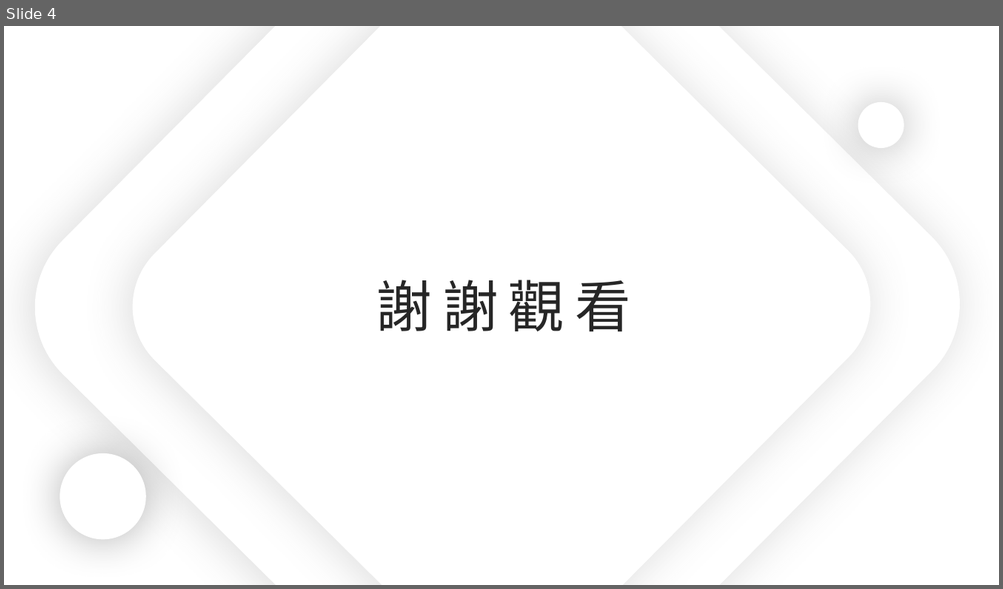
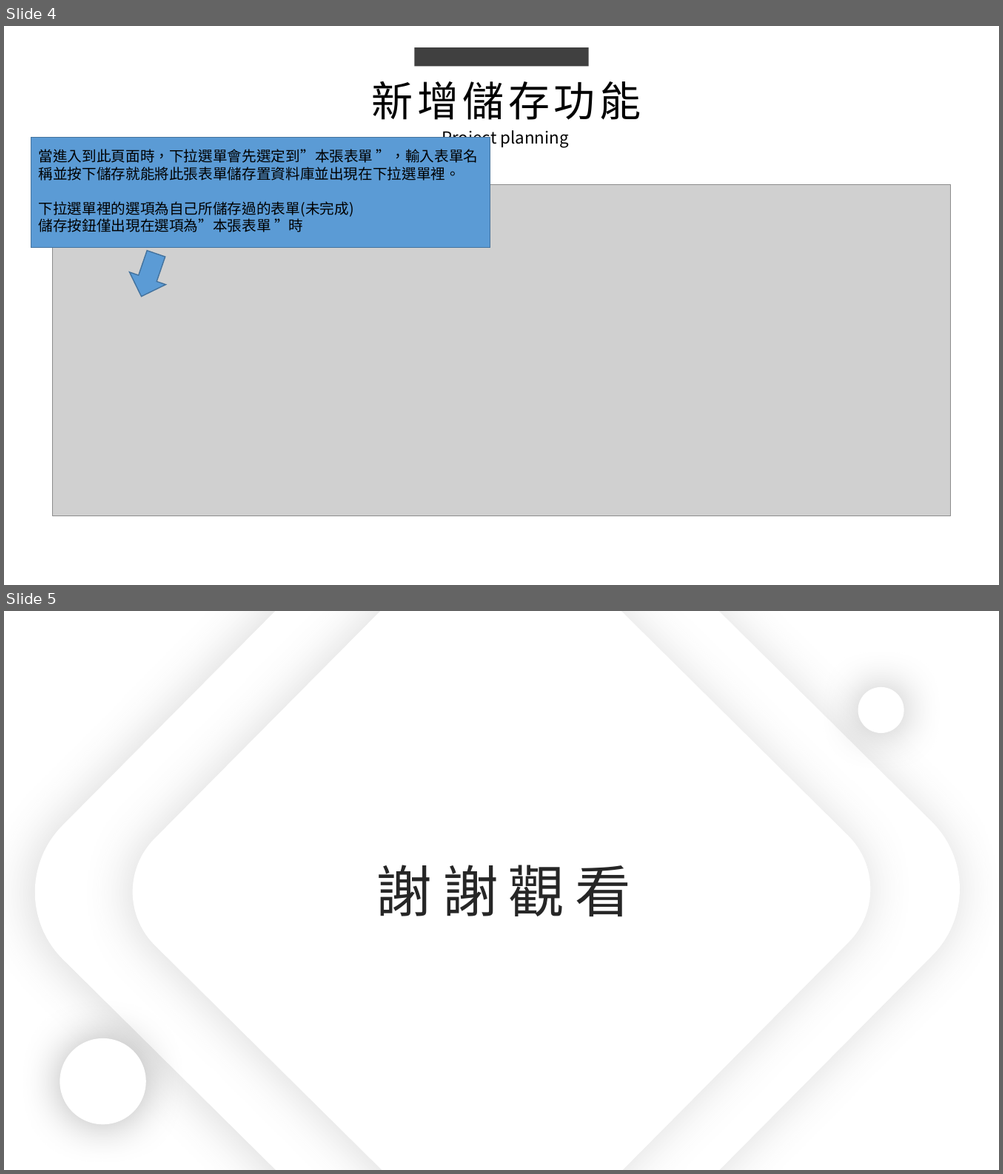
Before and after one commit to king637324/KnowledgeGreenhouseSystem, a slide deck: 工作日報_葉柏漢/2021.09/2021.09.27(加班)_2021.09.28工作日報_葉柏漢.pptx. Shown one above the other, each under a label of ours: slide 4 before the commit, slides 4 and 5 after it. The pictures are 1003x589 and 1003x1174 pixels, drawn with LibreOffice and Linux fonts; fonts in the diff are those of the drawing; grey boxes stand for pictures. Boxes give left, top, right and bottom in pixels: in the first picture for what was removed or moved away, otherwise in the second. Text is boxed around its words. In the diff, an @@ line names an element or a change of style, - is before the commit and + after.

```diff
--- a/工作日報_葉柏漢/2021.09/2021.09.27(加班)_2021.09.28工作日報_葉柏漢.pptx
+++ b/工作日報_葉柏漢/2021.09/2021.09.27(加班)_2021.09.28工作日報_葉柏漢.pptx
@@ slide 4 added at <box>4,26,999,585</box>, background #FFFFFF @@
@@ rectangle added at <box>415,47,588,66</box>, fill #404040 @@
@@ text added at <box>372,81,640,120</box>, 40 pt, text #000000 @@
+新增儲存功能
@@ text added at <box>441,127,569,147</box>, 16 pt, text #000000 @@
+Project planning
@@ rectangle added at <box>31,137,489,247</box>, fill #5B9BD5, outline #43739E 1 pt @@
@@ text added at <box>39,149,478,232</box>, 14 pt, text #000000 @@
+當進入到此頁面時，下拉選單會先選定到”本張表單 ”，輸入表單名稱並按下儲存就能將此張表單儲存置資料庫並出現在下拉選單裡。
+下拉選單裡的選項為自己所儲存過的表單(未完成)
+儲存按鈕僅出現在選項為”本張表單 ”時
@@ picture added at <box>53,185,950,516</box> @@
@@ right arrow added at <box>124,247,174,303</box>, fill #5B9BD5, outline #43739E 1 pt @@
@@ what was slide 4 is now slide 5 @@
```
Also in this commit, not shown: 1 slide changed, 10 other files.
